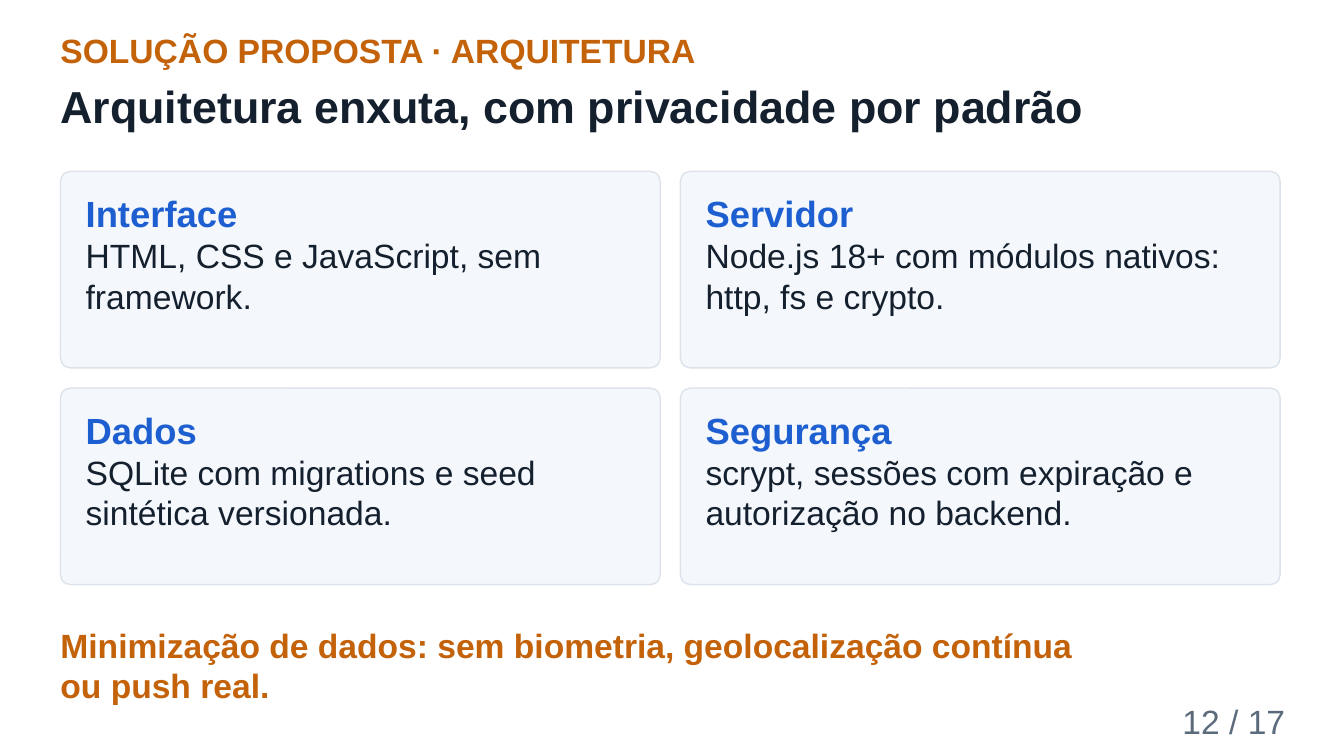
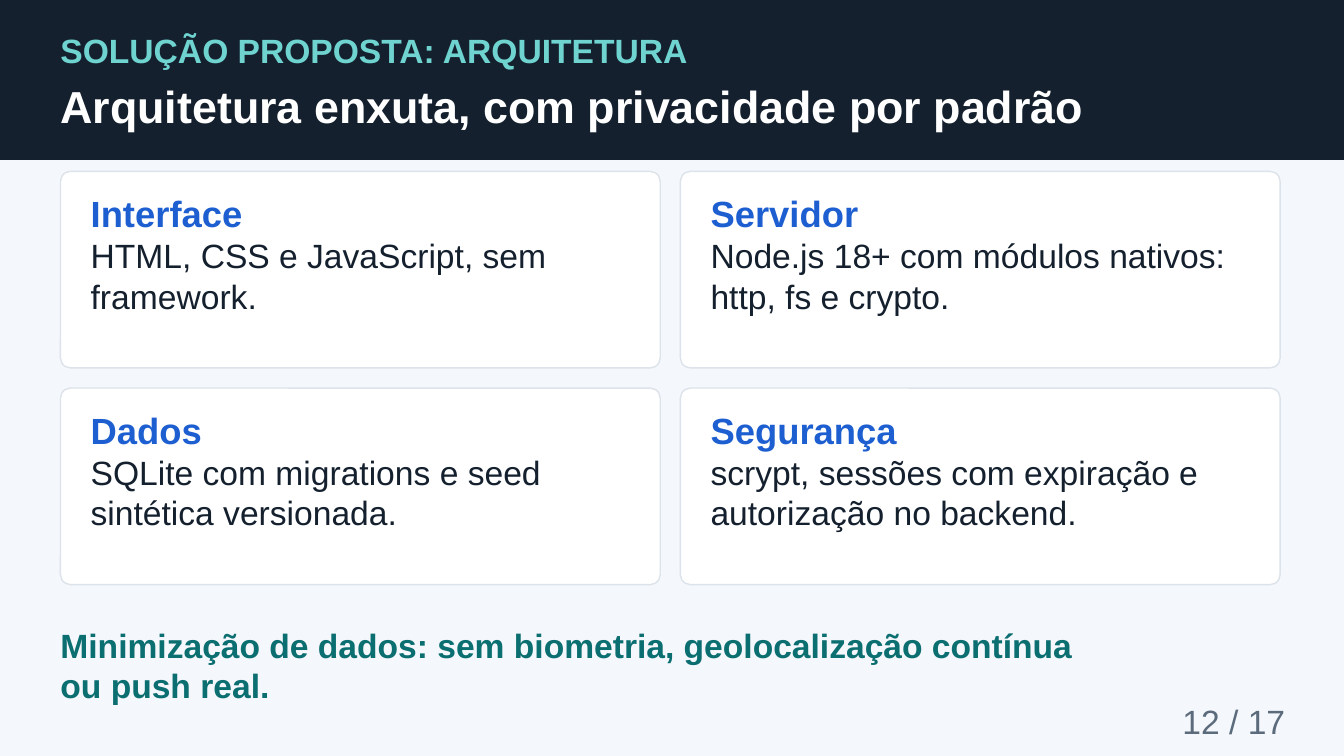
Before and after one commit to richaferreira/Safe_Student, a slide deck: slide 12 of slides/08_Apresentacao_Final_Safe_Student.pptx. Drawn at 1344x756 pixels with LibreOffice and Linux fonts; fonts in the diff are those of the drawing; background and template pictures are left out. Boxes give left, top, right and bottom in pixels: in the first picture for what was removed or moved away, otherwise in the second. Text is boxed around its words. In the diff, an @@ line names an element or a change of style, - is before the commit and + after.

```diff
--- a/slides/08_Apresentacao_Final_Safe_Student.pptx
+++ b/slides/08_Apresentacao_Final_Safe_Student.pptx
@@ background #FFFFFF to picture (left out) @@
@@ rectangle added at (0, 0, 1344, 159), fill #14202E, outline #14202E 1 pt @@
@@ text at (60, 36, 687, 70): text changed; text colour #C4620A to #6FD3D0 @@
-SOLUÇÃO PROPOSTA · ARQUITETURA
+SOLUÇÃO PROPOSTA: ARQUITETURA
@@ text "Arquitetura enxuta, com privacidade por ..." at (60, 90, 1083, 132): text colour #14202E to #FFFFFF @@
@@ text "Interface": place and size @@
-text "Interface" at (86, 200, 541, 310)
+text "Interface" at (91, 200, 546, 310)
@@ text "Servidor": place and size @@
-text "Servidor" at (706, 200, 1220, 316)
+text "Servidor" at (711, 200, 1225, 316)
@@ fill #F4F7FB to #FFFFFF in 4 elements at (60, 171, 660, 368), (681, 171, 1280, 368), (60, 388, 660, 585), (681, 388, 1280, 585) @@
@@ text "Dados": place and size @@
-text "Dados" at (86, 417, 536, 526)
+text "Dados" at (91, 417, 541, 526)
@@ text "Segurança": place and size @@
-text "Segurança" at (706, 418, 1193, 532)
+text "Segurança" at (711, 418, 1198, 532)
@@ text "Minimização de dados: sem biometria, ..." at (60, 633, 1072, 705): text colour #C4620A to #0B6E70 @@
```
Also in this commit, not shown: 16 other slides changed, 2 other files.
